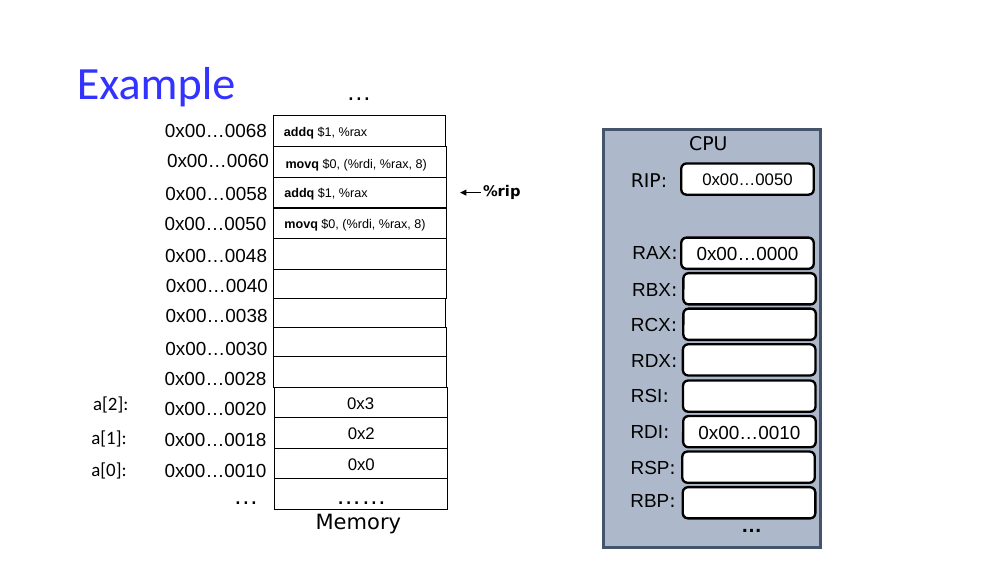
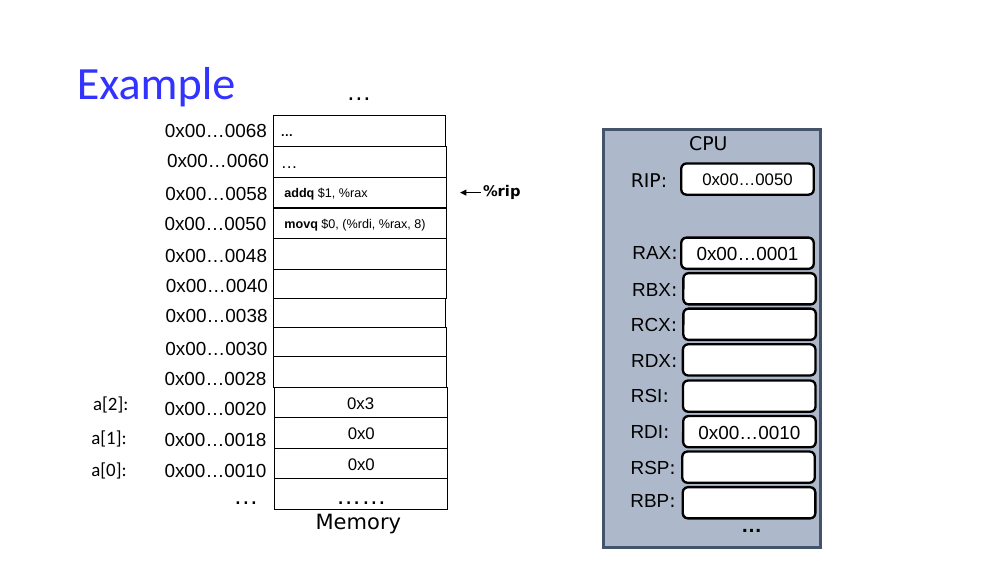
Before and after one commit to NYU-CSO/nyu-cso.github.io, a slide deck: slide 40 of notes/07-Machine_Basics_cont.pptx (slide 16 before the commit). Drawn at 1008x567 pixels with LibreOffice and Linux fonts; fonts in the diff are those of the drawing. Boxes give left, top, right and bottom in pixels: in the first picture for what was removed or moved away, otherwise in the second. Text is boxed around its words. In the diff, an @@ line names an element or a change of style, - is before the commit and + after.

```diff
--- a/notes/07-Machine_Basics_cont.pptx
+++ b/notes/07-Machine_Basics_cont.pptx
@@ text in rectangle at [284, 127, 368, 139]: text changed; bold on @@
-addq $1, %rax
+…
@@ text in rectangle at [286, 159, 427, 171]: text changed; size 12 to 16 pt @@
-movq $0, (%rdi, %rax, 8)
+…
@@ text in rounded rectangle at [697, 246, 799, 261]: text changed @@
-0x00…0000
+0x00…0001
@@ text in rectangle at [348, 427, 375, 439]: text changed @@
-0x2
+0x0
```
Also in this commit, not shown: 16 other slides changed, 22 slides added, 3 other files.
